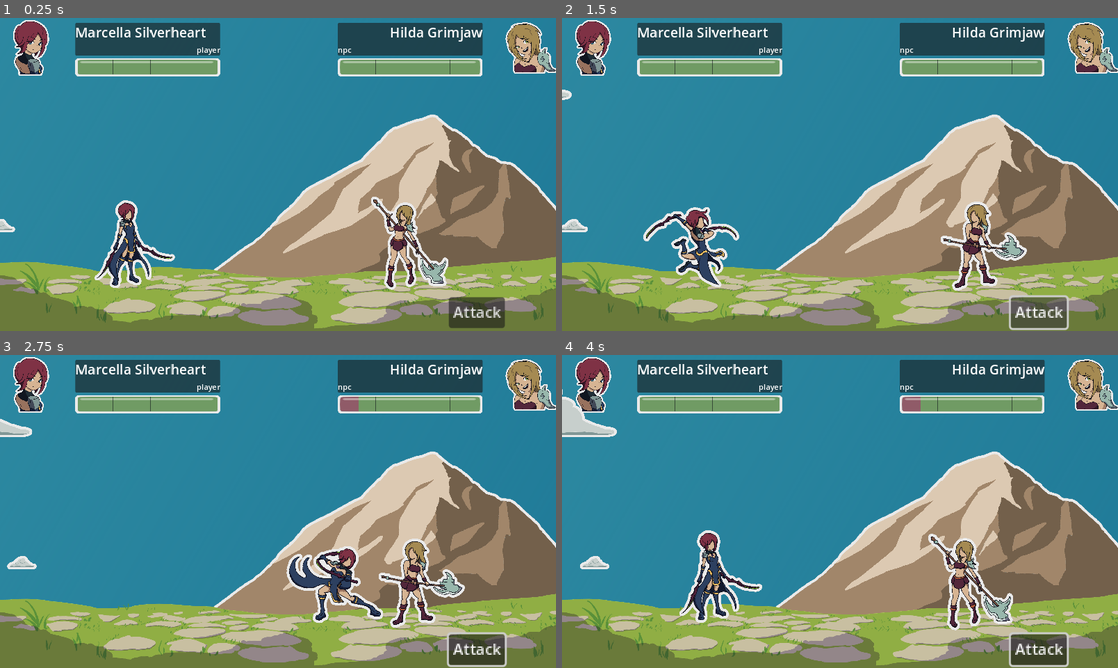
Above: before the commit, frames 1-4 (two rows, left to right).
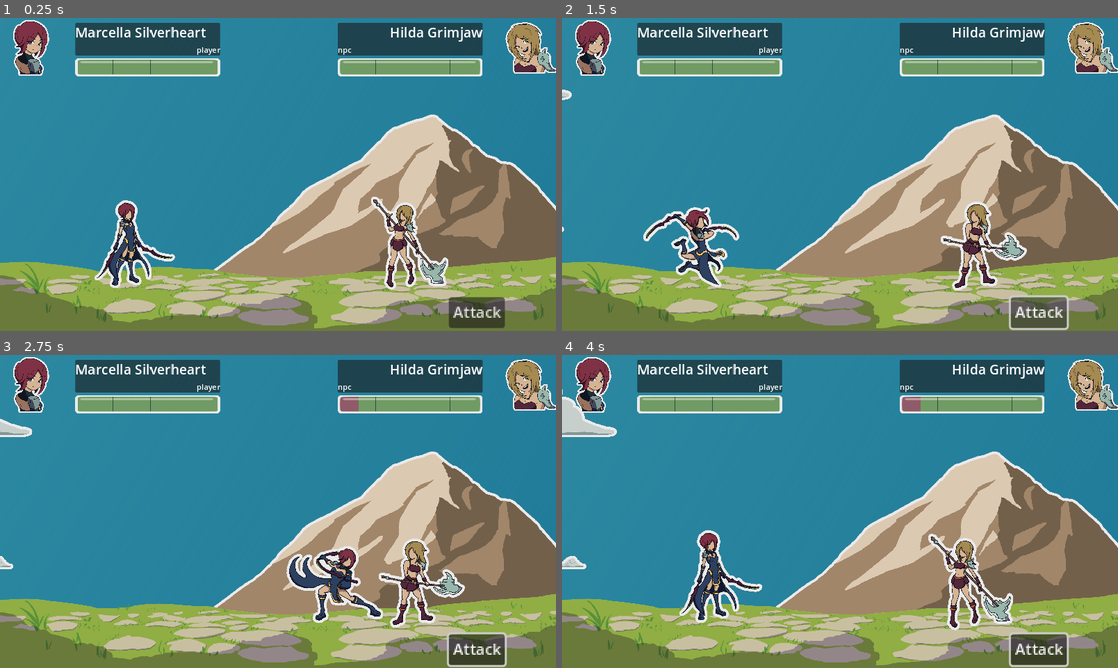
Above: after the commit, the same moments.

Repository: MajorZiploc/sticker_book_moments
Game: Godot game, scene res://lvls/battle_scene.tscn
Same seed, same stepped clock (60 frames per second), same inputs: the game is played once before the commit and once after it.
Inputs (mouse positions are in pixels of both pictures, inside the frame that each line leads up to):
- Up to frame 1 (0.25 s): no input
- Up to frame 2 (1.5 s): tap Enter (ui_accept) at 0.5, 0.77 s; move the mouse to (962, 158) at 0.52 s; hold D (right) 0.53-1.25 s; hold F 0.53-1.25 s; click (962, 158) at 0.67 s; click "Attack" at 1.25 s
- Up to frame 3 (2.75 s): move the mouse to (166, 527) at 2.02 s; hold S (down) from 2.03 s (still down); tap Space at 2.1 s; tap Enter (ui_accept) at 2.27 s
- Up to frame 4 (4 s): move the mouse to (895, 442) at 2.77 s; release S (down) at 2.78 s; hold D (right) 2.78-3.53 s; hold F 2.78-3.53 s; move the mouse to (812, 574) at 3.52 s; hold W (up) from 3.53 s (still down); tap Space at 3.6 s; click (812, 574) at 3.67 s; tap Enter (ui_accept) at 3.77 s

The runs differ from the first frame. In frame 1, less than 0.1% of the frame differs, in the area x 0-3%, y 64-69%; in frame 2, 0.1%; in frame 3, 0.2%; in frame 4, 0.3%, in the area x 0-9%, y 64-69%.

Commit message:
!sm_cloud clip in

Diff:
--- a/lvls/battle_scene.gd
+++ b/lvls/battle_scene.gd
@@ -163,4 +163,4 @@
   _hide_bg_eles(background.sm_clouds);
   _init_bg_cloud_movements(background.lg_clouds, -1200, 3300, 60, 0.6);
   _init_bg_cloud_movements(background.md_clouds, 2800, -1000, 65, 0.5);
-  _init_bg_cloud_movements(background.sm_clouds, -700, 2500, 90, 0.1);
+  _init_bg_cloud_movements(background.sm_clouds, -800, 2500, 90, 0.1);
